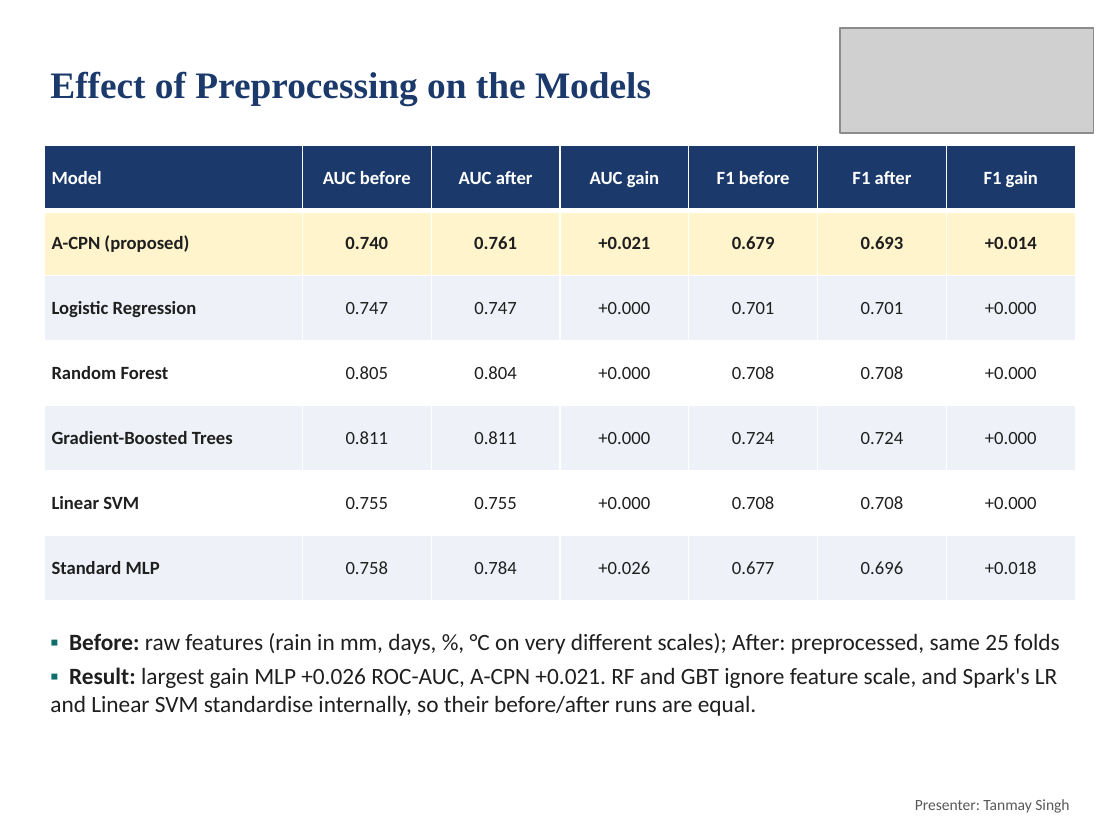
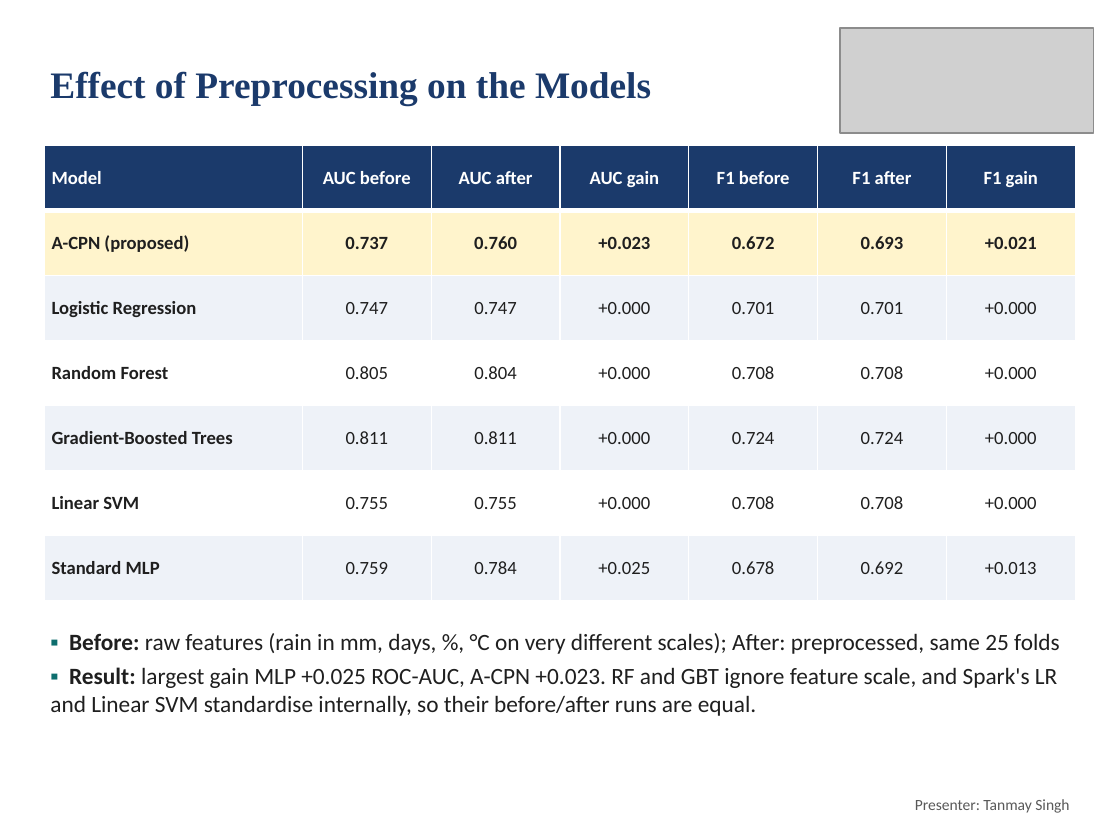
Before and after one commit to deepankarkumar1310/hadoop-ml-algorithm-, a slide deck: slide 14 of docs/Review2_Deck.pptx. Drawn at 1120x840 pixels with LibreOffice and Linux fonts; fonts in the diff are those of the drawing; grey boxes stand for pictures. Boxes give left, top, right and bottom in pixels: in the first picture for what was removed or moved away, otherwise in the second. Text is boxed around its words. In the diff, an @@ line names an element or a change of style, - is before the commit and + after.

Commit message:
Results from the Colab run of 2026-10-22: HDFS, MapReduce, Hive, Spark k-means, models; slides updated

```diff
--- a/docs/Review2_Deck.pptx
+++ b/docs/Review2_Deck.pptx
@@ table at (45,146,1075,600) @@
-row 2: A-CPN (proposed) | 0.740 | 0.761 | +0.021 | 0.679 | 0.693 | +0.014
+row 2: A-CPN (proposed) | 0.737 | 0.760 | +0.023 | 0.672 | 0.693 | +0.021
-row 7: Standard MLP | 0.758 | 0.784 | +0.026 | 0.677 | 0.696 | +0.018
+row 7: Standard MLP | 0.759 | 0.784 | +0.025 | 0.678 | 0.692 | +0.013
@@ text at (50,667,1057,716): text changed @@
-▪ Result: largest gain MLP +0.026 ROC-AUC, A-CPN +0.021. RF and GBT ignore feature scale, and Spark's LR and Linear SVM standardise internally, so their before/after runs are equal.
+▪ Result: largest gain MLP +0.025 ROC-AUC, A-CPN +0.023. RF and GBT ignore feature scale, and Spark's LR and Linear SVM standardise internally, so their before/after runs are equal.
```
Also in this commit, not shown: 13 other slides changed, 47 other files.
